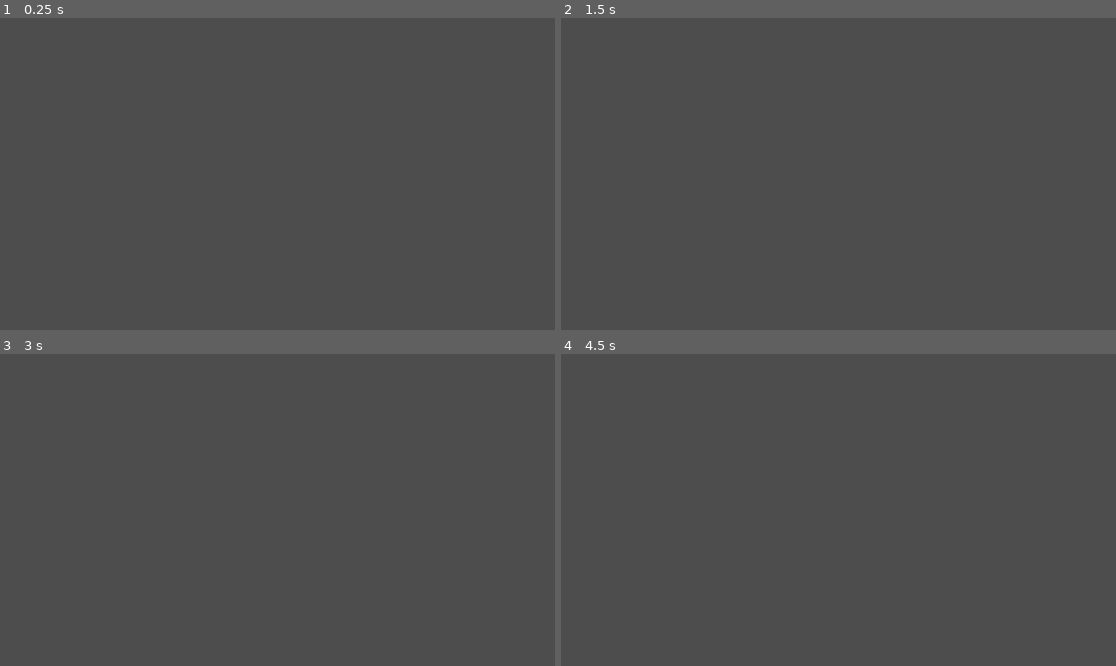
Above: before the commit, frames 1-4 (two rows, left to right).
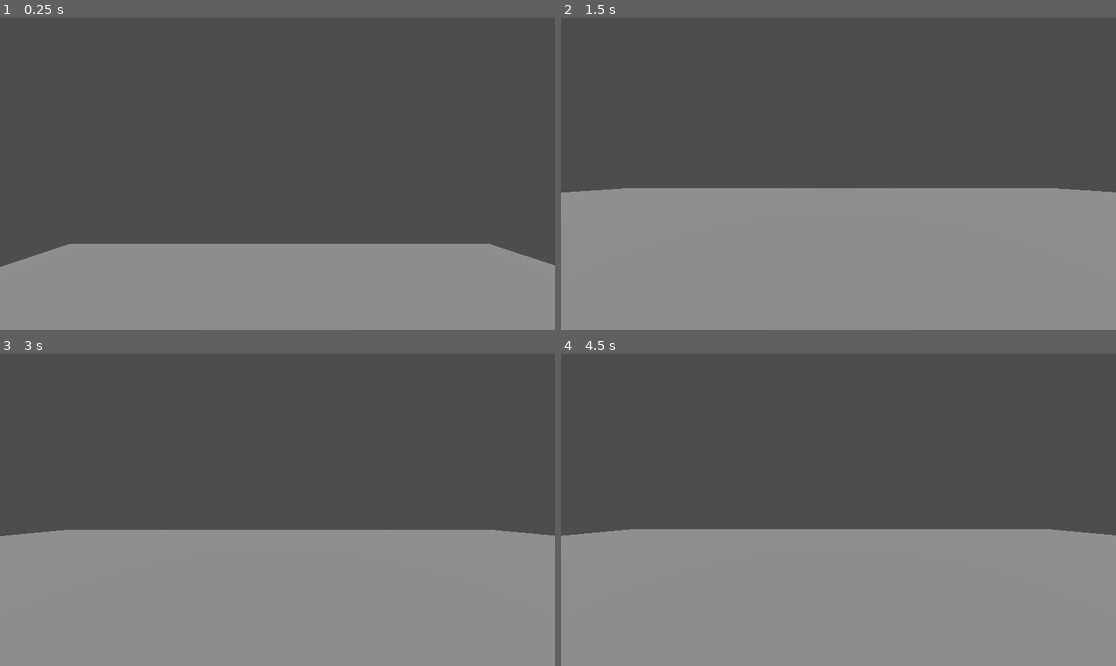
Above: after the commit, the same moments.

Repository: Immagoeat/airshipgame
Game: Godot game, scene res://scenes/main.tscn
Two runs of this game, one before a commit and one after it. Both use one fixed random seed, a clock stepped at 60 frames per second and the inputs below.
Inputs:
- Up to frame 1 (0.25 s): no input
- Up to frame 2 (1.5 s): tap Enter (ui_accept) at 0.5, 0.77 s; hold Right (ui_right) 0.53-1.28 s; hold Down (ui_down) from 1.28 s (still down)
- Up to frame 3 (3 s): tap Enter (ui_accept) at 1.52, 2.75 s; release Down (ui_down) at 2.03 s; hold Right (ui_right) 2.03-2.78 s; hold Up (ui_up) from 2.78 s (still down)
- Up to frame 4 (4.5 s): tap Enter (ui_accept) at 3.02, 3.77 s; release Up (ui_up) at 3.53 s; hold Left (ui_left) from 3.53 s (still down); tap Escape (esc, bound only after the commit) at 4.15 s

The runs differ from the first frame. In frame 1, 27% of the frame differs, in the area x 0-100%, y 72-100%; in frame 2, 45%, in the area x 0-100%, y 54-100%; in frame 3, 43%; in frame 4, 44%.

Commit message:
added locking/unlocking mouse, fixed colision

Diff:
--- a/airshipgame/project.godot
+++ b/airshipgame/project.godot
@@ -15,6 +15,39 @@
 config/features=PackedStringArray("4.6", "Forward Plus")
 config/icon="res://icon.svg"
 
+[input]
+
+up={
+"deadzone": 0.2,
+"events": [Object(InputEventKey,"resource_local_to_scene":false,"resource_name":"","device":-1,"window_id":0,"alt_pressed":false,"shift_pressed":false,"ctrl_pressed":false,"meta_pressed":false,"pressed":false,"keycode":0,"physical_keycode":87,"key_label":0,"unicode":119,"location":0,"echo":false,"script":null)
+]
+}
+down={
+"deadzone": 0.2,
+"events": [Object(InputEventKey,"resource_local_to_scene":false,"resource_name":"","device":-1,"window_id":0,"alt_pressed":false,"shift_pressed":false,"ctrl_pressed":false,"meta_pressed":false,"pressed":false,"keycode":0,"physical_keycode":83,"key_label":0,"unicode":115,"location":0,"echo":false,"script":null)
+]
+}
+left={
+"deadzone": 0.2,
+"events": [Object(InputEventKey,"resource_local_to_scene":false,"resource_name":"","device":-1,"window_id":0,"alt_pressed":false,"shift_pressed":false,"ctrl_pressed":false,"meta_pressed":false,"pressed":false,"keycode":0,"physical_keycode":65,"key_label":0,"unicode":97,"location":0,"echo":false,"script":null)
+]
+}
+right={
+"deadzone": 0.2,
+"events": [Object(InputEventKey,"resource_local_to_scene":false,"resource_name":"","device":-1,"window_id":0,"alt_pressed":false,"shift_pressed":false,"ctrl_pressed":false,"meta_pressed":false,"pressed":false,"keycode":0,"physical_keycode":68,"key_label":0,"unicode":100,"location":0,"echo":false,"script":null)
+]
+}
+space={
+"deadzone": 0.2,
+"events": [Object(InputEventKey,"resource_local_to_scene":false,"resource_name":"","device":-1,"window_id":0,"alt_pressed":false,"shift_pressed":false,"ctrl_pressed":false,"meta_pressed":false,"pressed":false,"keycode":0,"physical_keycode":32,"key_label":0,"unicode":32,"location":0,"echo":false,"script":null)
+]
+}
+esc={
+"deadzone": 0.2,
+"events": [Object(InputEventKey,"resource_local_to_scene":false,"resource_name":"","device":-1,"window_id":0,"alt_pressed":false,"shift_pressed":false,"ctrl_pressed":false,"meta_pressed":false,"pressed":false,"keycode":0,"physical_keycode":4194305,"key_label":0,"unicode":0,"location":0,"echo":false,"script":null)
+]
+}
+
 [physics]
 
 3d/physics_engine="Jolt Physics"
--- a/airshipgame/scenes/main.tscn
+++ b/airshipgame/scenes/main.tscn
@@ -2,20 +2,29 @@
 
 [ext_resource type="PackedScene" uid="uid://8wj7mobdfg1n" path="res://scenes/player.tscn" id="1_o5qli"]
 
-[sub_resource type="BoxMesh" id="BoxMesh_h2yge"]
+[sub_resource type="PhysicsMaterial" id="PhysicsMaterial_o5qli"]
 
-[sub_resource type="BoxShape3D" id="BoxShape3D_0xm2m"]
+[sub_resource type="BoxShape3D" id="BoxShape3D_0wfyh"]
+
+[sub_resource type="BoxMesh" id="BoxMesh_sugp2"]
 
 [node name="Main" type="Node3D" unique_id=659049761]
 
 [node name="Player" parent="." unique_id=2088449081 instance=ExtResource("1_o5qli")]
-transform = Transform3D(1, 0, 0, 0, 1, 0, 0, 0, 1, 1.1610885, 1.979369, -0.8653488)
+transform = Transform3D(1, 0, 0, 0, 1, 0, 0, 0, 1, 1.1610885, 39.262165, -0.8653488)
 
-[node name="Floor" type="Area3D" parent="." unique_id=1365680450]
+[node name="StaticBody3D" type="StaticBody3D" parent="." unique_id=1568743439]
+transform = Transform3D(60, 0, 0, 0, 60, 0, 0, 0, 60, 1.2009768, 0, 0)
+physics_material_override = SubResource("PhysicsMaterial_o5qli")
 
-[node name="MeshInstance3D" type="MeshInstance3D" parent="Floor" unique_id=307342819]
-transform = Transform3D(6.6740513, 0, 0, 0, 1, 0, 0, 0, 5.9858503, 0, 0, 0)
-mesh = SubResource("BoxMesh_h2yge")
+[node name="CollisionShape3D" type="CollisionShape3D" parent="StaticBody3D" unique_id=1811057056]
+shape = SubResource("BoxShape3D_0wfyh")
 
-[node name="CollisionShape3D" type="CollisionShape3D" parent="Floor/MeshInstance3D" unique_id=1141027817]
-shape = SubResource("BoxShape3D_0xm2m")
+[node name="MeshInstance3D" type="MeshInstance3D" parent="StaticBody3D/CollisionShape3D" unique_id=1235920450]
+transform = Transform3D(1, 0, 0, 0, 1, 0, 0, 0, 1, 0.0038208961, 0, 0)
+mesh = SubResource("BoxMesh_sugp2")
+
+[node name="WorldEnvironment" type="WorldEnvironment" parent="." unique_id=915799016]
+
+[node name="DirectionalLight3D" type="DirectionalLight3D" parent="." unique_id=1893734922]
+transform = Transform3D(1, 0, 0, 0, 0.4170106, 0.90890163, 0, -0.90890163, 0.4170106, 0, 297.22366, 0)
--- a/airshipgame/scripts/player.gd
+++ b/airshipgame/scripts/player.gd
@@ -3,9 +3,26 @@
 
 const SPEED = 5.0
 const JUMP_VELOCITY = 4.5
+const SENSITIVITY = 100
+var mouselocked: bool = true
 
+func _ready() -> void:
+
+	Input.mouse_mode = Input.MOUSE_MODE_CAPTURED
 
 func _physics_process(delta: float) -> void:
+
+	if Input.is_action_just_pressed("esc") and mouselocked:
+		Input.mouse_mode = Input.MOUSE_MODE_VISIBLE
+		mouselocked = false
+		print(mouselocked)
+		await get_tree().create_timer(0.1).timeout
+
+	if Input.is_action_just_pressed("esc") and not mouselocked:
+		Input.mouse_mode = Input.MOUSE_MODE_CAPTURED
+		mouselocked = true
+		print(mouselocked)
+		await get_tree().create_timer(0.1).timeout
 	# Add the gravity.
 	if not is_on_floor():
 		velocity += get_gravity() * delta
@@ -13,10 +30,12 @@
 	# Handle jump.
 	if Input.is_action_just_pressed("ui_accept") and is_on_floor():
 		velocity.y = JUMP_VELOCITY
+	# Get camera rotation
+
 
 	# Get the input direction and handle the movement/deceleration.
 	# As good practice, you should replace UI actions with custom gameplay actions.
-	var input_dir := Input.get_vector("ui_left", "ui_right", "ui_up", "ui_down")
+	var input_dir := Input.get_vector("left", "right", "up", "down")
 	var direction := (transform.basis * Vector3(input_dir.x, 0, input_dir.y)).normalized()
 	if direction:
 		velocity.x = direction.x * SPEED
